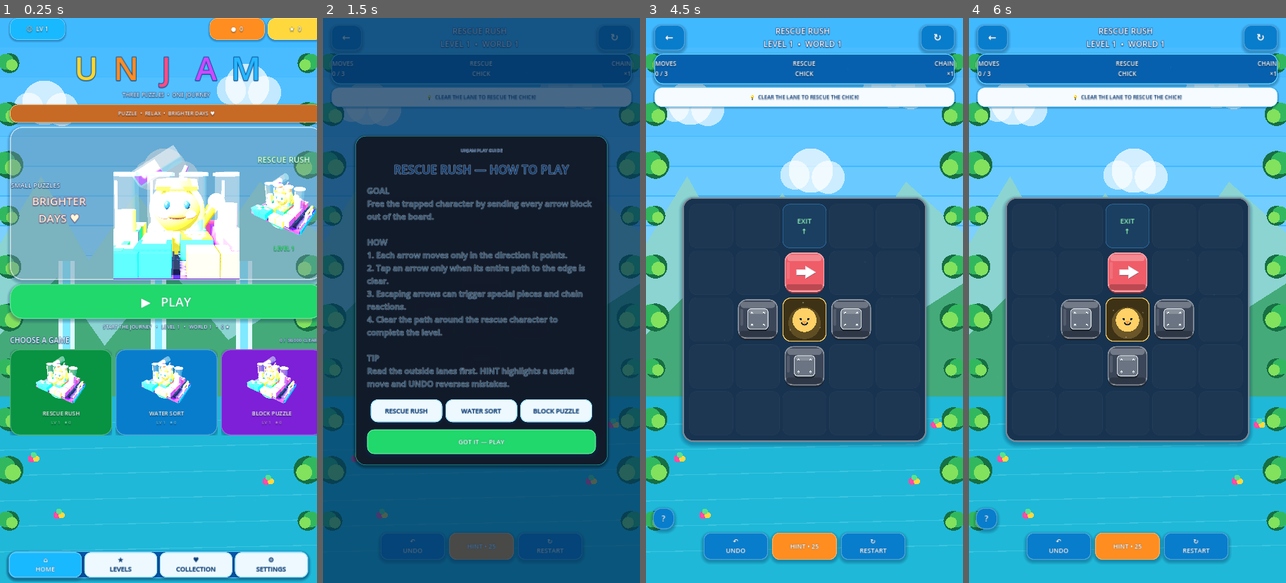
Above: before the commit, frames 1-4 (left to right).
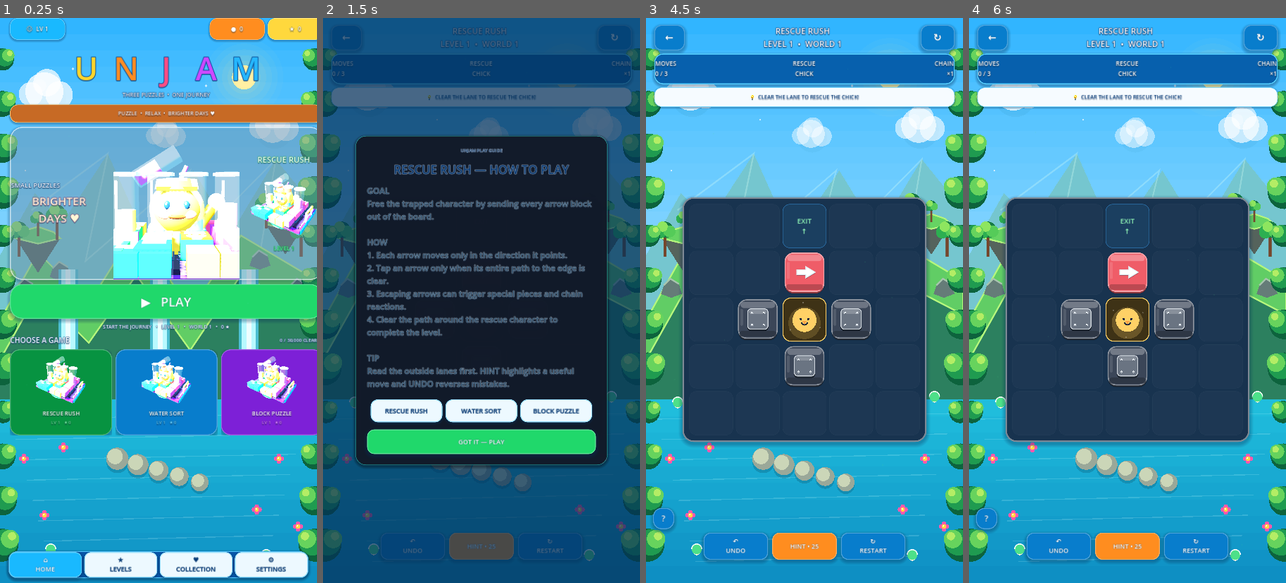
Above: after the commit, the same moments.

Repository: eghosa001/unjam
Game: Godot game, scene res://scenes/Main.tscn
The game is run twice, just before and just after one commit, with the same random seed, the same clock (stepped at 60 frames per second) and the same inputs.
Inputs:
- Up to frame 1 (0.25 s): no input
- Up to frame 2 (1.5 s): click "▶ PLAY" at 0.5 s; click "1 EASY" at 1.25 s
- Up to frame 3 (4.5 s): click "↻ RESTART" at 2 s; click "↻ RESTART" at 2.75 s; click "↻ RESTART" at 3.5 s; click "GOT IT — PLAY" at 4.25 s
- Up to frame 4 (6 s): click "?" at 5 s; click "GOT IT — PLAY" at 5.75 s

The runs differ from the first frame. In frame 1, 27% of the frame differs, in the area x 0-100%, y 5-100%; in frame 2, 9.1%; in frame 3, 27%; in frame 4, 27%.

Commit message:
Deepen fantasy backdrop to reference-quality 3D style

Diff:
--- a/scripts/ui/unjam_3d_backdrop.gd
+++ b/scripts/ui/unjam_3d_backdrop.gd
@@ -18,56 +18,181 @@
 	if w <= 1.0 or h <= 1.0:
 		return
 
-	# Bright sky gradient built from inexpensive bands.
-	var bands := 20
+	_draw_sky(w, h)
+	_draw_distant_world(w, h)
+	_draw_water_world(w, h)
+	_draw_foreground(w, h)
+
+func _draw_sky(w: float, h: float) -> void:
+	# More bands than before keeps the large mobile background smooth without a shader.
+	var bands := 36
 	for i in range(bands):
 		var t := float(i) / float(bands - 1)
 		var y := h * t
-		var bh := h / float(bands) + 2.0
-		draw_rect(Rect2(0, y, w, bh), Unjam3DTheme.SKY_TOP.lerp(Unjam3DTheme.SKY_BOTTOM, t))
+		var band_h := h / float(bands) + 2.0
+		var sky_color := Color("31b5ff").lerp(Color("eafcff"), pow(t, 0.86))
+		draw_rect(Rect2(0, y, w, band_h), sky_color)
 
-	# Soft clouds.
-	for cloud in [Vector2(w * 0.14, h * 0.15), Vector2(w * 0.78, h * 0.12), Vector2(w * 0.52, h * 0.27)]:
-		draw_circle(cloud, w * 0.07, Color(1, 1, 1, 0.72))
-		draw_circle(cloud + Vector2(w * 0.055, h * 0.012), w * 0.052, Color(1, 1, 1, 0.65))
-		draw_circle(cloud - Vector2(w * 0.05, -h * 0.008), w * 0.046, Color(1, 1, 1, 0.62))
+	# Warm sun bloom gives the same cheerful fantasy-game lighting as the reference.
+	var sun := Vector2(w * 0.77, h * 0.105)
+	for i in range(5, 0, -1):
+		var radius := w * (0.034 + float(i) * 0.018)
+		draw_circle(sun, radius, Color(1.0, 0.91, 0.52, 0.018 + float(6 - i) * 0.012))
+	draw_circle(sun, w * 0.038, Color("fff0a3"))
+	draw_circle(sun - Vector2(w * 0.010, w * 0.010), w * 0.017, Color(1, 1, 1, 0.52))
 
-	# Distant fantasy cliffs.
-	var cliff := PackedVector2Array([
-		Vector2(0, h * 0.40), Vector2(w * 0.13, h * 0.28), Vector2(w * 0.28, h * 0.43),
-		Vector2(w * 0.43, h * 0.31), Vector2(w * 0.62, h * 0.45), Vector2(w * 0.82, h * 0.29),
-		Vector2(w, h * 0.38), Vector2(w, h * 0.70), Vector2(0, h * 0.70)
+	_draw_cloud(Vector2(w * 0.14, h * 0.13), w * 0.060, 0.78)
+	_draw_cloud(Vector2(w * 0.52, h * 0.205), w * 0.044, 0.52)
+	_draw_cloud(Vector2(w * 0.86, h * 0.19), w * 0.055, 0.66)
+
+	# Tiny atmospheric sparkles; deterministic so screenshots are stable.
+	for p in [Vector2(0.23,0.09), Vector2(0.36,0.18), Vector2(0.65,0.12), Vector2(0.91,0.29), Vector2(0.08,0.27)]:
+		var point := Vector2(w * p.x, h * p.y)
+		draw_circle(point, maxf(2.0, w * 0.0035), Color(1,1,1,0.68))
+		draw_line(point - Vector2(w * 0.008, 0), point + Vector2(w * 0.008, 0), Color(1,1,1,0.30), 2.0)
+
+func _draw_distant_world(w: float, h: float) -> void:
+	# Blue atmospheric mountain layer.
+	var distant := PackedVector2Array([
+		Vector2(0, h * 0.42), Vector2(w * 0.11, h * 0.31), Vector2(w * 0.20, h * 0.36),
+		Vector2(w * 0.34, h * 0.24), Vector2(w * 0.46, h * 0.39), Vector2(w * 0.61, h * 0.27),
+		Vector2(w * 0.73, h * 0.38), Vector2(w * 0.87, h * 0.25), Vector2(w, h * 0.34),
+		Vector2(w, h * 0.62), Vector2(0, h * 0.62)
 	])
-	draw_colored_polygon(cliff, Color("8bd4d2"))
-	var near_cliff := PackedVector2Array([
-		Vector2(0, h * 0.56), Vector2(w * 0.18, h * 0.46), Vector2(w * 0.33, h * 0.58),
-		Vector2(w * 0.53, h * 0.44), Vector2(w * 0.72, h * 0.57), Vector2(w, h * 0.47),
-		Vector2(w, h), Vector2(0, h)
+	draw_colored_polygon(distant, Color("75c6cf"))
+	var distant_light := PackedVector2Array([
+		Vector2(w * 0.10, h * 0.34), Vector2(w * 0.34, h * 0.24), Vector2(w * 0.27, h * 0.43),
+		Vector2(w * 0.60, h * 0.27), Vector2(w * 0.52, h * 0.45), Vector2(w * 0.87, h * 0.25),
+		Vector2(w * 0.81, h * 0.45)
 	])
-	draw_colored_polygon(near_cliff, Color("45aa79"))
+	draw_polyline(distant_light, Color(0.85, 1.0, 0.95, 0.28), maxf(2.0, w * 0.004), true)
 
-	# Waterfalls and river glow.
-	for x in [w * 0.21, w * 0.50, w * 0.77]:
-		draw_rect(Rect2(x - w * 0.025, h * 0.43, w * 0.05, h * 0.27), Color("dffcff"))
-		draw_rect(Rect2(x - w * 0.012, h * 0.43, w * 0.024, h * 0.27), Color("7fe9ff"))
-		draw_circle(Vector2(x, h * 0.70), w * 0.055, Color(0.55, 0.95, 1.0, 0.50))
-	draw_rect(Rect2(0, h * 0.67, w, h * 0.33), Color("1fb8d8"))
-	for i in range(6):
-		var yy := h * (0.72 + i * 0.045)
-		draw_line(Vector2(0, yy), Vector2(w, yy - h * 0.012), Color(0.75, 0.98, 1.0, 0.18), 3.0)
+	# Near cliffs use light caps plus darker rock faces for an extruded 3D look.
+	var cliff_face := PackedVector2Array([
+		Vector2(0, h * 0.58), Vector2(w * 0.12, h * 0.46), Vector2(w * 0.28, h * 0.55),
+		Vector2(w * 0.43, h * 0.42), Vector2(w * 0.60, h * 0.57), Vector2(w * 0.76, h * 0.43),
+		Vector2(w, h * 0.51), Vector2(w, h * 0.72), Vector2(0, h * 0.72)
+	])
+	draw_colored_polygon(cliff_face, Color("2c805f"))
+	var grass_cap := PackedVector2Array([
+		Vector2(0, h * 0.535), Vector2(w * 0.12, h * 0.415), Vector2(w * 0.28, h * 0.505),
+		Vector2(w * 0.43, h * 0.372), Vector2(w * 0.60, h * 0.518), Vector2(w * 0.76, h * 0.385),
+		Vector2(w, h * 0.465), Vector2(w, h * 0.525), Vector2(w * 0.76, h * 0.455),
+		Vector2(w * 0.60, h * 0.588), Vector2(w * 0.43, h * 0.455), Vector2(w * 0.28, h * 0.575),
+		Vector2(w * 0.12, h * 0.485), Vector2(0, h * 0.605)
+	])
+	draw_colored_polygon(grass_cap, Color("61cd65"))
+	draw_polyline(grass_cap, Color("b4f57c"), maxf(2.0, w * 0.004), true)
 
-	# Layered foliage around the edges so the center remains readable.
+	# Floating islands provide foreground depth without covering the UI center.
+	_draw_floating_island(Vector2(w * 0.12, h * 0.39), w * 0.070)
+	_draw_floating_island(Vector2(w * 0.90, h * 0.365), w * 0.062)
+
+	# Rock ledges and trees around the horizon.
+	for item in [Vector2(0.08,0.48), Vector2(0.19,0.45), Vector2(0.82,0.43), Vector2(0.94,0.48)]:
+		_draw_rock(Vector2(w * item.x, h * item.y), w * 0.033)
+	for item in [Vector2(0.06,0.40), Vector2(0.18,0.37), Vector2(0.84,0.35), Vector2(0.95,0.40)]:
+		_draw_tree(Vector2(w * item.x, h * item.y), w * 0.028)
+
+func _draw_water_world(w: float, h: float) -> void:
+	# Three waterfalls with a shaded edge and luminous center.
+	for x in [w * 0.215, w * 0.505, w * 0.785]:
+		var fall_top := h * 0.445
+		var fall_height := h * 0.265
+		draw_rect(Rect2(x - w * 0.031, fall_top, w * 0.062, fall_height), Color("4bbdd0"))
+		draw_rect(Rect2(x - w * 0.022, fall_top, w * 0.044, fall_height), Color("b8f9ff"))
+		draw_rect(Rect2(x - w * 0.008, fall_top, w * 0.016, fall_height), Color(1, 1, 1, 0.76))
+		for splash_x in [-0.025, 0.0, 0.025]:
+			draw_circle(Vector2(x + w * splash_x, fall_top + fall_height), w * 0.023, Color(0.75, 0.98, 1.0, 0.44))
+
+	# River gradient and perspective streaks.
+	var water_top := h * 0.675
+	for i in range(12):
+		var t := float(i) / 11.0
+		var yy := water_top + (h - water_top) * t
+		var band_h := (h - water_top) / 11.0 + 2.0
+		draw_rect(Rect2(0, yy, w, band_h), Color("20bddc").lerp(Color("087fbb"), t * 0.82))
+	for i in range(8):
+		var yy := h * (0.71 + float(i) * 0.036)
+		var inset := w * (0.03 + float(i) * 0.018)
+		draw_line(Vector2(inset, yy), Vector2(w - inset, yy - h * 0.010), Color(0.80, 1.0, 1.0, 0.18), maxf(2.0, w * 0.003))
+
+	# Stepping stones pull the eye toward the central play area.
+	for i in range(5):
+		var t := float(i) / 4.0
+		var p := Vector2(w * (0.37 + t * 0.26), h * (0.78 + t * 0.042))
+		var r := w * (0.035 - t * 0.007)
+		draw_circle(p + Vector2(0, r * 0.30), r, Color(0.02,0.20,0.28,0.22))
+		draw_circle(p, r, Color("9aa899"))
+		draw_circle(p - Vector2(r * 0.20, r * 0.20), r * 0.70, Color("cbd6b8"))
+
+func _draw_foreground(w: float, h: float) -> void:
+	# Darker foreground foliage makes the center feel brighter and deeper.
 	for side in [0, 1]:
-		var sx := w * 0.03 if side == 0 else w * 0.97
-		for i in range(10):
-			var y := h * (0.08 + i * 0.09)
-			var r := w * (0.025 + float(i % 3) * 0.005)
-			draw_circle(Vector2(sx, y), r * 1.25, Color("176f43"))
-			draw_circle(Vector2(sx + (-r * 0.45 if side == 0 else r * 0.45), y - r * 0.18), r, Color("31b85f"))
-			draw_circle(Vector2(sx + (r * 0.30 if side == 0 else -r * 0.30), y + r * 0.22), r * 0.72, Color("82e15d"))
+		var direction := -1.0 if side == 0 else 1.0
+		var sx := w * (0.015 if side == 0 else 0.985)
+		for i in range(12):
+			var y := h * (0.07 + float(i) * 0.078)
+			var r := w * (0.025 + float(i % 4) * 0.004)
+			draw_circle(Vector2(sx, y) + Vector2(direction * r * 0.25, r * 0.24), r * 1.40, Color("0d633d"))
+			draw_circle(Vector2(sx, y), r * 1.12, Color("1f9b50"))
+			draw_circle(Vector2(sx - direction * r * 0.45, y - r * 0.28), r * 0.78, Color("67d35d"))
+			draw_circle(Vector2(sx - direction * r * 0.62, y - r * 0.52), r * 0.35, Color("b4ed65"))
 
-	# Flowers and accent sparkles.
-	for p in [Vector2(w * 0.10, h * 0.78), Vector2(w * 0.18, h * 0.88), Vector2(w * 0.84, h * 0.82), Vector2(w * 0.91, h * 0.72)]:
-		draw_circle(p, w * 0.012, Color("ff4ca5"))
-		draw_circle(p + Vector2(w * 0.014, 0), w * 0.010, Color("ffd83d"))
-		draw_circle(p + Vector2(w * 0.006, -w * 0.012), w * 0.009, accent.lightened(0.25))
+	# Flowers, mushrooms and gem-like accent specks around the safe margins.
+	var flower_points := [Vector2(0.075,0.78), Vector2(0.14,0.88), Vector2(0.20,0.76), Vector2(0.81,0.87), Vector2(0.88,0.78), Vector2(0.94,0.90)]
+	for p in flower_points:
+		var center := Vector2(w * p.x, h * p.y)
+		_draw_flower(center, w * 0.010)
+	for p in [Vector2(0.10,0.68), Vector2(0.91,0.67), Vector2(0.16,0.94), Vector2(0.84,0.95)]:
+		var center := Vector2(w * p.x, h * p.y)
+		draw_circle(center + Vector2(0, w * 0.010), w * 0.009, Color("fff5da"))
+		draw_circle(center, w * 0.016, accent.lightened(0.20))
+		draw_arc(center, w * 0.016, PI, TAU, 16, Color.WHITE, maxf(1.5, w * 0.002), true)
+
+func _draw_cloud(center: Vector2, radius: float, alpha: float) -> void:
+	var shadow := Color(0.18, 0.55, 0.72, alpha * 0.16)
+	draw_circle(center + Vector2(radius * 0.10, radius * 0.28), radius * 1.06, shadow)
+	draw_circle(center, radius, Color(1,1,1,alpha))
+	draw_circle(center + Vector2(radius * 0.78, radius * 0.18), radius * 0.72, Color(1,1,1,alpha * 0.92))
+	draw_circle(center - Vector2(radius * 0.72, -radius * 0.14), radius * 0.63, Color(1,1,1,alpha * 0.88))
+	draw_circle(center + Vector2(radius * 0.14, -radius * 0.46), radius * 0.72, Color(1,1,1,alpha * 0.92))
+	draw_circle(center - Vector2(radius * 0.24, radius * 0.30), radius * 0.34, Color(1,1,1,alpha * 0.40))
+
+func _draw_floating_island(center: Vector2, radius: float) -> void:
+	var underside := PackedVector2Array([
+		center + Vector2(-radius, 0), center + Vector2(radius, 0),
+		center + Vector2(radius * 0.55, radius * 0.70), center + Vector2(0, radius * 1.55),
+		center + Vector2(-radius * 0.55, radius * 0.70)
+	])
+	draw_colored_polygon(underside, Color("55635c"))
+	var top := PackedVector2Array([
+		center + Vector2(-radius, 0), center + Vector2(-radius * 0.62, -radius * 0.35),
+		center + Vector2(0, -radius * 0.52), center + Vector2(radius * 0.70, -radius * 0.28),
+		center + Vector2(radius, 0), center + Vector2(0, radius * 0.24)
+	])
+	draw_colored_polygon(top, Color("66d363"))
+	draw_polyline(top + PackedVector2Array([top[0]]), Color("b4f57c"), maxf(1.5, radius * 0.055), true)
+	_draw_tree(center - Vector2(0, radius * 0.50), radius * 0.28)
+
+func _draw_tree(base: Vector2, scale_value: float) -> void:
+	draw_line(base + Vector2(0, scale_value * 1.4), base - Vector2(0, scale_value * 1.3), Color("75472d"), scale_value * 0.30, true)
+	draw_circle(base - Vector2(0, scale_value * 1.6), scale_value * 0.92, Color("177c45"))
+	draw_circle(base - Vector2(scale_value * 0.55, scale_value * 1.35), scale_value * 0.72, Color("2daf51"))
+	draw_circle(base + Vector2(scale_value * 0.50, -scale_value * 1.42), scale_value * 0.68, Color("55cb59"))
+	draw_circle(base - Vector2(scale_value * 0.28, scale_value * 1.95), scale_value * 0.58, Color("8ee55f"))
+
+func _draw_rock(center: Vector2, radius: float) -> void:
+	var points := PackedVector2Array([
+		center + Vector2(-radius, radius * 0.46), center + Vector2(-radius * 0.72, -radius * 0.38),
+		center + Vector2(-radius * 0.10, -radius), center + Vector2(radius * 0.72, -radius * 0.50),
+		center + Vector2(radius, radius * 0.44), center + Vector2(0, radius * 0.82)
+	])
+	draw_colored_polygon(points, Color("657c78"))
+	draw_polyline(PackedVector2Array([points[1], points[2], points[3]]), Color("a7c4ad"), maxf(1.0, radius * 0.12), true)
+
+func _draw_flower(center: Vector2, radius: float) -> void:
+	for direction in [Vector2.UP, Vector2.RIGHT, Vector2.DOWN, Vector2.LEFT]:
+		draw_circle(center + direction * radius * 0.90, radius * 0.72, Color("ff59ac"))
+	draw_circle(center, radius * 0.66, Color("ffd83d"))
+	draw_circle(center - Vector2(radius * 0.18, radius * 0.18), radius * 0.20, Color.WHITE)
